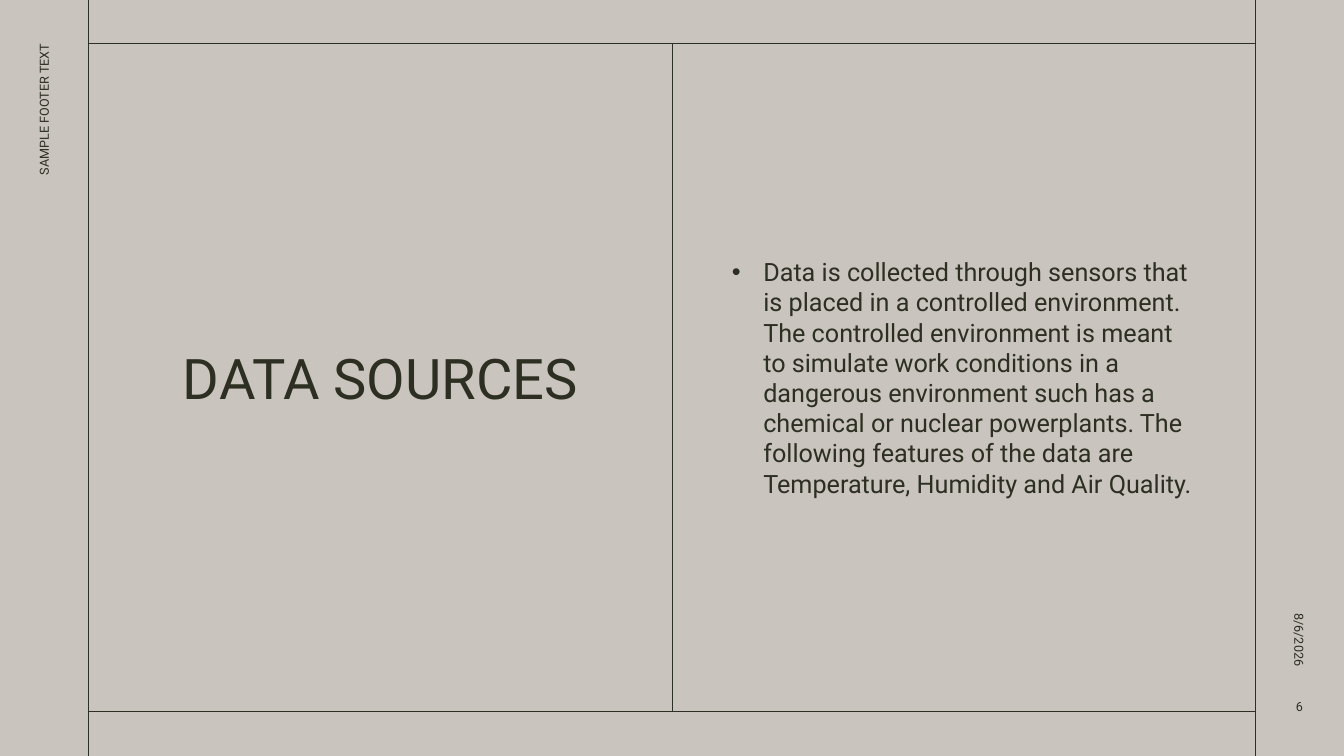
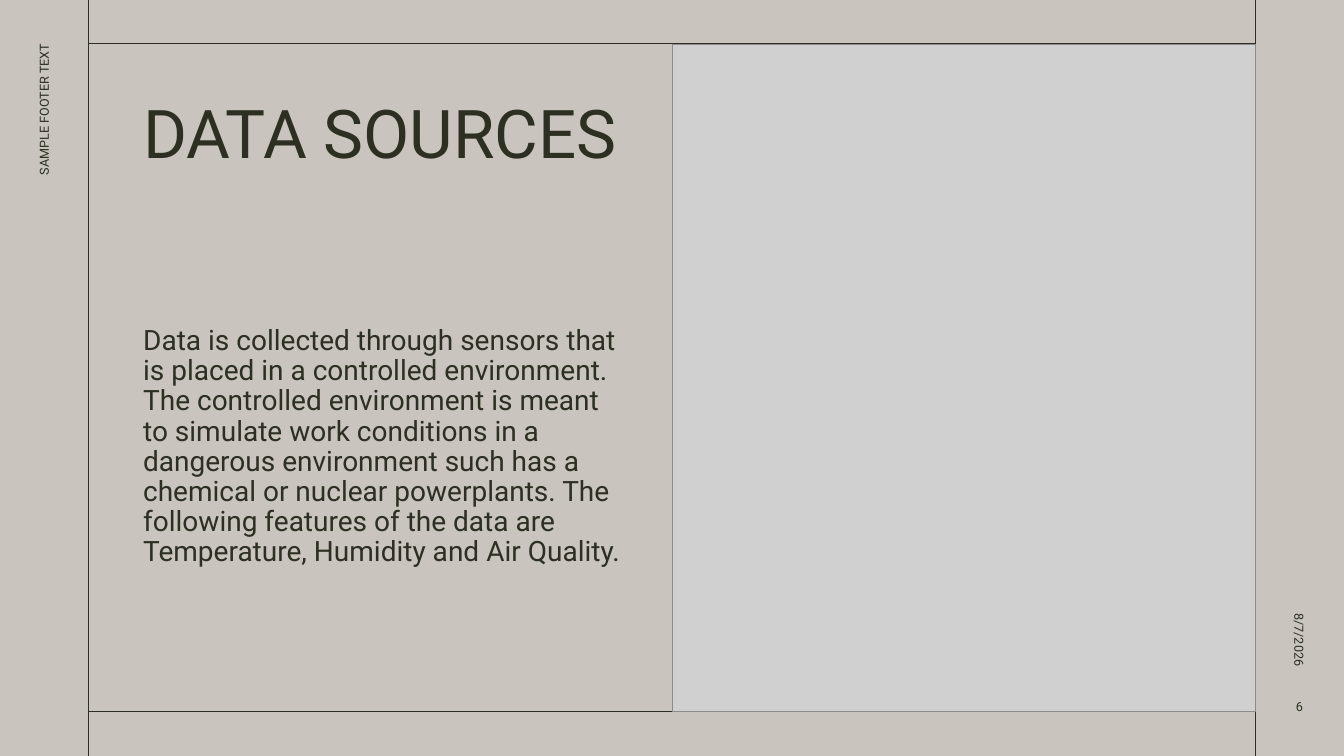
Before and after one commit to cucucumber789-svg/EGT307_T2_Bacon, a slide deck: slide 6 of EGT307 PRESENTATION.pptx. Drawn at 1344x756 pixels with LibreOffice and Linux fonts; fonts in the diff are those of the drawing; grey boxes stand for pictures. Boxes give left, top, right and bottom in pixels: in the first picture for what was removed or moved away, otherwise in the second. Text is boxed around its words. In the diff, an @@ line names an element or a change of style, - is before the commit and + after.

```diff
--- a/EGT307 PRESENTATION.pptx
+++ b/EGT307 PRESENTATION.pptx
@@ picture added at [673,44,1255,712] @@
@@ title "DATA SOURCES": place and size @@
-title "DATA SOURCES" at [183,358,578,400]
+title "DATA SOURCES" at [143,109,617,159]
@@ title "DATA SOURCES" at [143,109,617,159]: size 40 to 48 pt; alignment centre to left; vertical alignment middle to top @@
@@ text "Data is collected through sensors ...": place and size @@
-text "Data is collected through sensors ..." at [763,262,1192,499]
+text "Data is collected through sensors ..." at [143,329,620,567]
@@ text "Data is collected through sensors ..." at [143,329,620,567]: size 18 to 20 pt; bullet • to none; line spacing 1 to 0.9; vertical alignment middle to bottom @@
@@ text at [1291,618,1308,665]: text changed @@
-8/6/2026
+8/7/2026
```
Also in this commit, not shown: 16 other slides changed, 5 other files.
